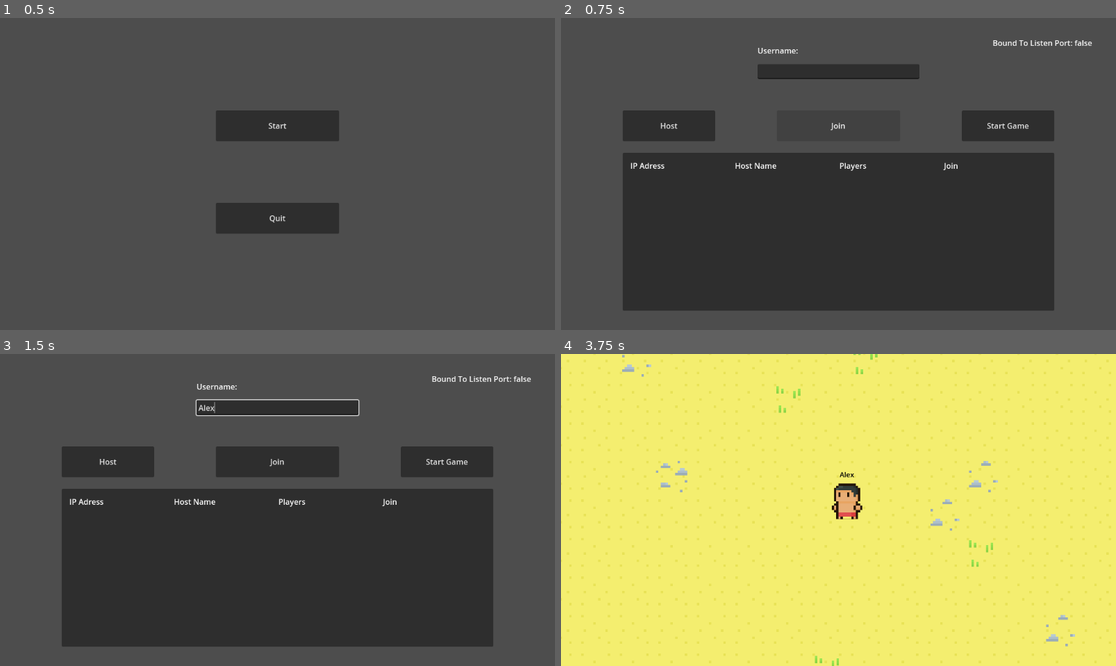
Above: before the commit, frames 1-4 (two rows, left to right).
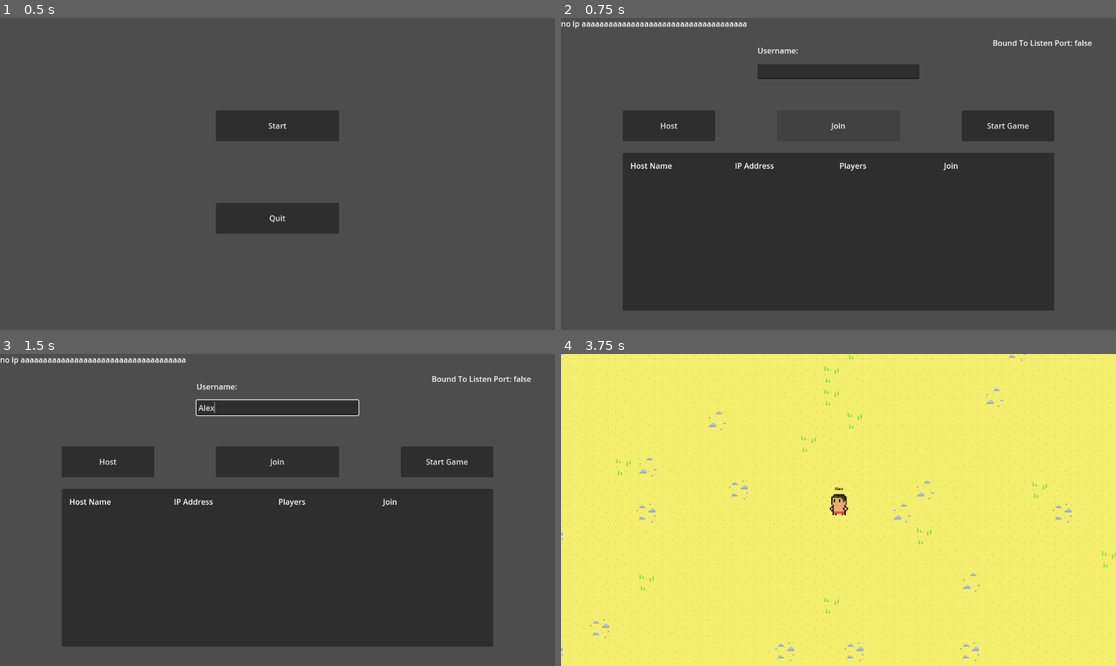
Above: after the commit, the same moments.

Repository: K0rut0/ol_tty_v2
Game: Godot game, scene res://scenes/UI_scenes/main_menu/main_menu.tscn
Same seed, same stepped clock (60 frames per second), same inputs: the game is played once before the commit and once after it.
Inputs (mouse positions are in pixels of both pictures, inside the frame that each line leads up to):
- Up to frame 1 (0.5 s): no input
- Up to frame 2 (0.75 s): click "Start" at 0.5 s
- Up to frame 3 (1.5 s): click (277, 407) at 1.27 s; type "Alex" at 1.35 s
- Up to frame 4 (3.75 s): click "Host" at 2 s; click "Join" at 2.75 s; click "Start Game" at 3.5 s

Frame 1 is identical in both runs. In frame 2, 0.6% of the frame differs, in the area x 0-39%, y 0-49%; in frame 3, 0.6%; in frame 4, 4.7%, in the area x 0-100%, y 0-100%.
Error before the commit: Invalid operands 'String' and 'int' in operator '+'. (res://scenes/UI_scenes/lobby_menu/multiplayer_lobby.gd:58)
Error after the commit: Attempt to call function 'compress' in base 'null instance' on a null instance. (res://scenes/UI_scenes/lobby_menu/multiplayer_lobby.gd:84)

Commit message:
big update ig

Diff:
--- a/project.godot
+++ b/project.godot
@@ -55,3 +55,4 @@
 
 renderer/rendering_method="gl_compatibility"
 renderer/rendering_method.mobile="gl_compatibility"
+textures/vram_compression/import_etc2_astc=true
--- /dev/null
+++ b/scenes/UI_scenes/controls/joystick/Knob.gd
@@ -0,0 +1,44 @@
+extends Sprite2D
+
+@onready var parent = $".."
+
+var pressing = false
+
+@export var maxLength = 70
+@export var deadzone = 5
+
+# Called when the node enters the scene tree for the first time.
+func _ready():
+	maxLength *= parent.scale.x
+	pass # Replace with function body.
+
+# Called every frame. 'delta' is the elapsed time since the previous frame.
+func _process(delta):
+
+	if(pressing):
+		if (get_global_mouse_position().distance_to(parent.global_position) <= maxLength):
+			global_position = get_global_mouse_position()
+		else:
+			var angle = parent.global_position.angle_to_point(get_global_mouse_position())
+			global_position.x = parent.global_position.x + cos(angle)*maxLength
+			global_position.y = parent.global_position.y + sin(angle)*maxLength
+		calculateVector()
+	else:
+		global_position = lerp(global_position, parent.global_position, delta*50)
+		parent.posVector = Vector2(0,0)
+
+func calculateVector():
+
+	if abs((global_position.x - parent.global_position.x)) >= deadzone:
+		parent.posVector.x = (global_position.x - parent.global_position.x)/maxLength
+	if abs((global_position.y - parent.global_position.y)) >= deadzone:
+		parent.posVector.y = (global_position.y -parent.global_position.y)/maxLength
+
+
+func _on_button_button_down():
+	pressing = true
+
+
+
+func _on_button_button_up():
+	pressing = false
--- /dev/null
+++ b/scenes/UI_scenes/controls/joystick/joystick.gd
@@ -0,0 +1,3 @@
+extends Node2D
+
+var posVector: Vector2
--- /dev/null
+++ b/scenes/UI_scenes/controls/joystick/joystick.tscn
@@ -0,0 +1,26 @@
+[gd_scene load_steps=5 format=3 uid="uid://smt8r84pk1vk"]
+
+[ext_resource type="Script" path="res://scenes/UI_scenes/controls/joystick/joystick.gd" id="1_esb4p"]
+[ext_resource type="Texture2D" uid="uid://bfurwjgeblf7g" path="res://assets/objects/joystick_assets/Joystick.png" id="2_dje5v"]
+[ext_resource type="Texture2D" uid="uid://b3i3pj3pi8oi" path="res://assets/objects/joystick_assets/LargeHandleFilledGrey.png" id="3_7vhdq"]
+[ext_resource type="Script" path="res://scenes/UI_scenes/controls/joystick/Knob.gd" id="4_aeyfh"]
+
+[node name="joystick" type="Node2D"]
+script = ExtResource("1_esb4p")
+
+[node name="Ring" type="Sprite2D" parent="."]
+texture = ExtResource("2_dje5v")
+
+[node name="Knob" type="Sprite2D" parent="."]
+texture = ExtResource("3_7vhdq")
+script = ExtResource("4_aeyfh")
+
+[node name="Button" type="Button" parent="."]
+self_modulate = Color(1, 1, 1, 0)
+offset_left = -152.0
+offset_top = -152.0
+offset_right = 152.0
+offset_bottom = 152.0
+
+[connection signal="button_down" from="Button" to="Knob" method="_on_button_button_down"]
+[connection signal="button_up" from="Button" to="Knob" method="_on_button_button_up"]
--- a/scenes/UI_scenes/lobby_menu/Control.gd
+++ b/scenes/UI_scenes/lobby_menu/Control.gd
@@ -6,17 +6,29 @@
 var broadcastTimer : Timer
 
 
-var RoomInfo = {"name":"name", "playerCount": 0}
+var RoomInfo = {"name":"name", "playerCount": 0, "ip":"","players": GameManager.Players}
 var broadcaster : PacketPeerUDP
 var listner : PacketPeerUDP
 @export var listenPort : int = 8911
 @export var broadcastPort : int = 8912
-@export var broadcastAddress : String = '192.168.1.255'
-
+@export var broadcastAddress : String = '255.255.255.255'
 @export var serverInfo : PackedScene
 
+var currentRoomPlayers = {}
+
+var rooms = {}
 # Called when the node enters the scene tree for the first time.
 func _ready():
+	var address = "no ip aaaaaaaaaaaaaaaaaaaaaaaaaaaaaaaaaaaaa"
+	var addresses = []
+	for ip in IP.get_local_addresses():
+		if ip.begins_with("10.") or ip.begins_with("172.16.") or ip.begins_with("192.168."):
+			addresses.push_back(ip)
+	if addresses.size() > 0:
+		address = addresses[0]
+		RoomInfo.ip = address
+		print(address)
+	$"../ipadd".text = address
 	broadcastTimer = $BroadcastTimer
 	setUp()
 	pass # Replace with function body.
@@ -36,7 +48,6 @@
 func setUpBroadCast(name):
 	RoomInfo.name = name
 	RoomInfo.playerCount = GameManager.Players.size()
-
 	broadcaster = PacketPeerUDP.new()
 	broadcaster.set_broadcast_enabled(true)
 	broadcaster.set_dest_address(broadcastAddress, listenPort)
@@ -59,13 +70,26 @@
 		var bytes = listner.get_packet()
 		var data = bytes.get_string_from_ascii()
 		var roomInfo = JSON.parse_string(data)
-
-		print("server Ip: " + serverip +" serverPort: "+ str(serverport) + " room info: " + str(roomInfo))
-
+		print(serverip + "/n-" + str(roomInfo))
+		if(serverip != ""):
+			if(!rooms.has(str(serverip))):
+				rooms[serverip] = {
+					"name": roomInfo.name,
+					"playerC": roomInfo.playerCount
+				}
+		print(currentRoomPlayers)
+		#print("server Ip: " + serverip +" serverPort: "+ str(serverport) + " room info: " + str(roomInfo))
+		if(!currentRoomPlayers.has(roomInfo.ip)):
+					currentRoomPlayers[roomInfo.ip] ={
+						"players": roomInfo.players
+					}
 		for i in $Panel/VBoxContainer.get_children():
 			if i.name == roomInfo.name:
-				i.get_node("IP").text = serverip
+				i.get_node("IP").text = roomInfo.ip
 				i.get_node("PlayerCount").text = str(roomInfo.playerCount)
+				currentRoomPlayers[roomInfo.ip] ={
+					"players": roomInfo.players
+				}
 				return
 
 		var currentInfo = serverInfo.instantiate()
@@ -73,14 +97,16 @@
 		currentInfo.get_node("Name").text = roomInfo.name
 		currentInfo.get_node("IP").text = serverip
 		currentInfo.get_node("PlayerCount").text = str(roomInfo.playerCount)
+		currentInfo.get_node("Button").text = "Join " + roomInfo.name
 		$Panel/VBoxContainer.add_child(currentInfo)
+		print(serverip)
 		currentInfo.joinGame.connect(joinbyIp)
 		pass
 	pass
 
 
 func _on_broadcast_timer_timeout():
-	print("Broadcasting Game!")
+	#print("Broadcasting Game!")
 	RoomInfo.playerCount = GameManager.Players.size()
 	var data = JSON.stringify(RoomInfo)
 	var packet = data.to_ascii_buffer()
@@ -98,4 +124,6 @@
 	cleanUp()
 
 func joinbyIp(ip):
+
+	print(ip)
 	joinGame.emit(ip)
--- a/scenes/UI_scenes/lobby_menu/ServerInfo.gd
+++ b/scenes/UI_scenes/lobby_menu/ServerInfo.gd
@@ -11,5 +11,5 @@
 	pass
 
 func _on_button_button_down():
-	joinGame.emit($Ip.text)
+	joinGame.emit($IP.text)
 	pass # Replace with function body.
--- a/scenes/UI_scenes/lobby_menu/multiplayer_lobby.gd
+++ b/scenes/UI_scenes/lobby_menu/multiplayer_lobby.gd
@@ -1,14 +1,16 @@
 extends Control
 
-@export var address = "192.168.1.3"
-@export var port = 8910
+@export var address = "192.168.1.1"
+@export var port = 35000
 var peer
-
+var addresses = []
 # Called when the node enters the scene tree for the first time.
 func _ready():
+
 	multiplayer.peer_disconnected.connect(peer_disconnected)
 	multiplayer.connected_to_server.connect(connected_to_server)
 	multiplayer.connection_failed.connect(connection_failed)
+
 	if "--server" in OS.get_cmdline_args():
 		hostGame()
 
@@ -27,7 +29,8 @@
 	if !GameManager.Players.has(id):
 		GameManager.Players[id] = {
 			"id": id,
-			"name": username
+			"name": username,
+			"is_it": false
 		}
 	if multiplayer.is_server():
 		for i in GameManager.Players:
@@ -55,7 +58,7 @@
 	peer = ENetMultiplayerPeer.new()
 	var error = peer.create_server(port, 2)
 	if error != OK:
-		print("cannot host: " + error)
+		print("cannot host: " + str(error))
 		return
 	peer.get_host().compress(ENetConnection.COMPRESS_RANGE_CODER)
 
@@ -69,10 +72,13 @@
 	pass # Replace with function body.
 
 func _on_join_button_down():
+
 	JoinByIP(address)
 	pass # Replace with function body.
 
+
 func JoinByIP(ip):
+	address = ip
 	peer = ENetMultiplayerPeer.new()
 	peer.create_client(ip, port)
 	peer.get_host().compress(ENetConnection.COMPRESS_RANGE_CODER)
--- a/scenes/UI_scenes/lobby_menu/multiplayer_lobby.tscn
+++ b/scenes/UI_scenes/lobby_menu/multiplayer_lobby.tscn
@@ -60,6 +60,7 @@
 serverInfo = ExtResource("3_q8aqm")
 
 [node name="BroadcastTimer" type="Timer" parent="Control"]
+wait_time = 0.5
 
 [node name="Label2" type="Label" parent="Control"]
 layout_mode = 0
@@ -76,6 +77,7 @@
 offset_bottom = 608.0
 
 [node name="Titles" type="HBoxContainer" parent="Control/Panel"]
+layout_mode = 0
 offset_left = 16.0
 offset_top = 14.0
 offset_right = 880.0
@@ -84,12 +86,12 @@
 [node name="IP" type="Label" parent="Control/Panel/Titles"]
 layout_mode = 2
 size_flags_horizontal = 3
-text = "IP Adress"
+text = "Host Name"
 
 [node name="name" type="Label" parent="Control/Panel/Titles"]
 layout_mode = 2
 size_flags_horizontal = 3
-text = "Host Name"
+text = "IP Address"
 
 [node name="PlayerCount" type="Label" parent="Control/Panel/Titles"]
 layout_mode = 2
@@ -108,6 +110,12 @@
 offset_right = 880.0
 offset_bottom = 312.0
 
+[node name="ipadd" type="Label" parent="."]
+layout_mode = 0
+offset_right = 240.0
+offset_bottom = 88.0
+text = "Ip"
+
 [connection signal="button_down" from="host" to="." method="_on_host_button_down"]
 [connection signal="button_down" from="join" to="." method="_on_join_button_down"]
 [connection signal="button_down" from="start" to="." method="_on_start_button_down"]
--- a/scenes/UI_scenes/lobby_menu/server_info.tscn
+++ b/scenes/UI_scenes/lobby_menu/server_info.tscn
@@ -24,3 +24,5 @@
 layout_mode = 2
 size_flags_horizontal = 3
 text = "Join Game"
+
+[connection signal="button_down" from="Button" to="." method="_on_button_button_down"]
--- a/scenes/level_scenes/basic_map/basic_map.gd
+++ b/scenes/level_scenes/basic_map/basic_map.gd
@@ -17,7 +17,6 @@
 	for player in PlayerArr:
 		var currentPlayer = PlayerScene.instantiate()
 		currentPlayer.name = str(player.id)
-		#print(str(GameManager.Players[i].id) + " " + GameManager.Players[i].name)
 		currentPlayer.find_child("playername").text = player.name
 		add_child(currentPlayer)
 
@@ -25,7 +24,6 @@
 		for spawn in get_tree().get_nodes_in_group("PlayerSpawnPoint"):
 			if(spawn.name == str(index)):
 				currentPlayer.global_position = spawn.global_position
-				#print(GameManager.Players)
 				print(str(index) + "was spawned: " + currentPlayer.name)
 		index+=1
 
--- a/scenes/player_scenes/MALE_PLAYER/male_player.gd
+++ b/scenes/player_scenes/MALE_PLAYER/male_player.gd
@@ -3,9 +3,11 @@
 var player_speed = 500
 @onready var animation_tree = $AnimationTree
 @onready var animation_mode = animation_tree.get("parameters/playback")
+@onready var joystick = $Camera2D/joystick
 var stamina = 50
 # Called when the node enters the scene tree for the first time.
 func _ready():
+
 	handle_animations(Vector2(0, 1))
 	$MultiplayerSynchronizer.set_multiplayer_authority(str(name).to_int())
 	pass # Replace with function body.
@@ -14,10 +16,14 @@
 # Called every frame. 'delta' is the elapsed time since the previous frame.
 func _process(delta):
 	if $MultiplayerSynchronizer.get_multiplayer_authority() == multiplayer.get_unique_id():
+		$Camera2D.make_current()
+		joystick.visible = true
 		var input_direction = Vector2(
 			Input.get_action_strength("right") - Input.get_action_strength("left"),
 			Input.get_action_strength("down") - Input.get_action_strength("up")
 		)
+
+		var joystick_vector = joystick.posVector
 		if(Input.get_action_strength(("shift")) > 0):
 			player_speed = 700
 			stamina-=1*delta
@@ -25,8 +31,8 @@
 			player_speed = 500
 			stamina += 1*delta
 
-		velocity = player_speed*input_direction
-		handle_animations(input_direction)
+		velocity = (player_speed*joystick_vector) + (input_direction*player_speed)
+		handle_animations(joystick_vector)
 		move_and_slide()
 		pick_new_state()
 	pass
@@ -43,3 +49,8 @@
 		animation_mode.travel("walk")
 	else:
 		animation_mode.travel("idle")
+
+
+func _on_area_2d_area_entered(area):
+	print("entered, it")
+	pass # Replace with function body.
--- a/scenes/player_scenes/MALE_PLAYER/male_player.tscn
+++ b/scenes/player_scenes/MALE_PLAYER/male_player.tscn
@@ -1,7 +1,8 @@
-[gd_scene load_steps=29 format=3 uid="uid://bj20muoximt4f"]
+[gd_scene load_steps=31 format=3 uid="uid://bj20muoximt4f"]
 
 [ext_resource type="Script" path="res://scenes/player_scenes/MALE_PLAYER/male_player.gd" id="1_qd2d6"]
 [ext_resource type="Texture2D" uid="uid://je47p35rl2yi" path="res://assets/player_assets/MALE_CHAR/Main_Char_Animations.png" id="2_1x8uj"]
+[ext_resource type="PackedScene" uid="uid://smt8r84pk1vk" path="res://scenes/UI_scenes/controls/joystick/joystick.tscn" id="3_07557"]
 
 [sub_resource type="RectangleShape2D" id="RectangleShape2D_cc57n"]
 size = Vector2(81, 66.25)
@@ -244,12 +245,19 @@
 properties/0/spawn = true
 properties/0/sync = true
 properties/0/watch = false
+properties/1/path = NodePath("Camera2D:position")
+properties/1/spawn = true
+properties/1/sync = true
+properties/1/watch = false
+
+[sub_resource type="CircleShape2D" id="CircleShape2D_dalp6"]
+radius = 130.231
 
 [node name="male_player" type="CharacterBody2D"]
 script = ExtResource("1_qd2d6")
 
 [node name="Sprite2D" type="Sprite2D" parent="."]
-position = Vector2(35.725, -36.3727)
+position = Vector2(3.725, -36.3727)
 scale = Vector2(0.903438, 0.919819)
 texture = ExtResource("2_1x8uj")
 hframes = 10
@@ -257,7 +265,7 @@
 frame = 10
 
 [node name="CollisionShape2D" type="CollisionShape2D" parent="."]
-position = Vector2(37.5, 6.125)
+position = Vector2(5.5, 6.125)
 shape = SubResource("RectangleShape2D_cc57n")
 
 [node name="AnimationPlayer" type="AnimationPlayer" parent="."]
@@ -273,18 +281,31 @@
 parameters/walk/blend_position = Vector2(-0.00160003, 0.072455)
 
 [node name="Camera2D" type="Camera2D" parent="."]
-zoom = Vector2(0.5, 0.5)
+zoom = Vector2(0.3, 0.3)
+
+[node name="joystick" parent="Camera2D" instance=ExtResource("3_07557")]
+visible = false
+position = Vector2(-1416, 600)
+scale = Vector2(2, 2)
 
 [node name="MultiplayerSynchronizer" type="MultiplayerSynchronizer" parent="."]
 replication_config = SubResource("SceneReplicationConfig_6vtq1")
 
 [node name="playername" type="Label" parent="."]
-offset_left = -56.0
+offset_left = -88.0
 offset_top = -168.0
-offset_right = 126.0
+offset_right = 94.0
 offset_bottom = -125.0
 theme_override_colors/font_color = Color(0, 0, 0, 1)
 theme_override_font_sizes/font_size = 29
 text = "Player Name"
 horizontal_alignment = 1
 vertical_alignment = 1
+
+[node name="Area2D" type="Area2D" parent="."]
+
+[node name="CollisionShape2D" type="CollisionShape2D" parent="Area2D"]
+position = Vector2(8, -16)
+shape = SubResource("CircleShape2D_dalp6")
+
+[connection signal="area_entered" from="Area2D" to="." method="_on_area_2d_area_entered"]
